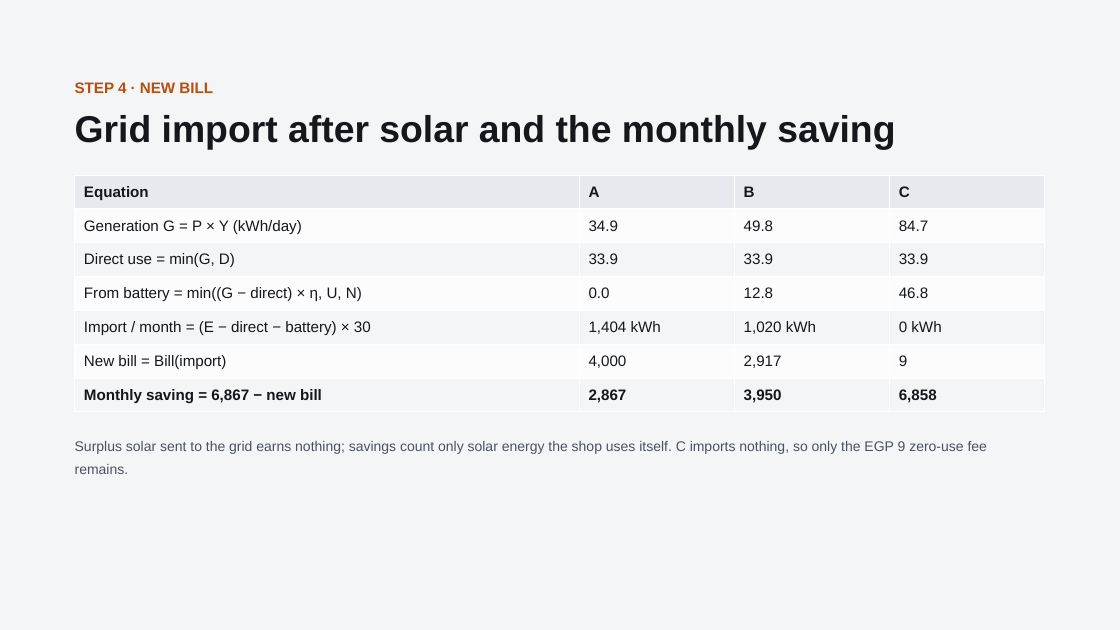
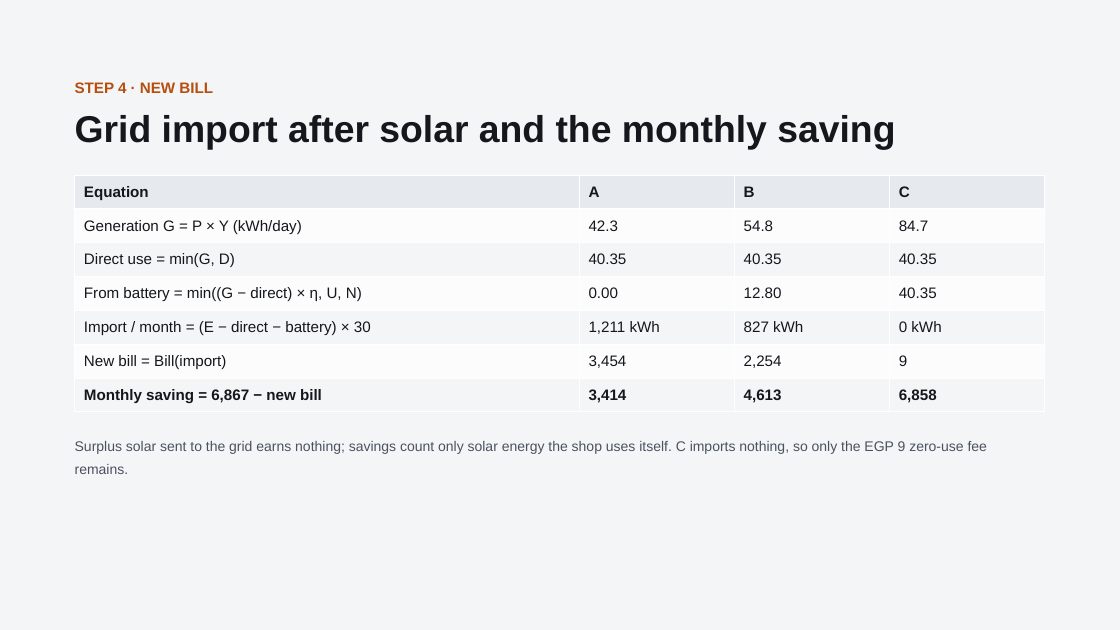
Before and after one commit to boodyelkady1998-sudo/avesta-bess-sizing-tool, a slide deck: slide 6 of El_Mo3alem_Juice_Shop_Solar_BESS.pptx. Drawn at 1120x630 pixels with LibreOffice and Linux fonts; fonts in the diff are those of the drawing. Boxes give left, top, right and bottom in pixels: in the first picture for what was removed or moved away, otherwise in the second. Text is boxed around its words. In the diff, an @@ line names an element or a change of style, - is before the commit and + after.

```diff
--- a/El_Mo3alem_Juice_Shop_Solar_BESS.pptx
+++ b/El_Mo3alem_Juice_Shop_Solar_BESS.pptx
@@ table at [75, 175, 1046, 412] @@
-row 2, column 2: 34.9
+row 2, column 2: 42.3
-row 2, column 3: 49.8
+row 2, column 3: 54.8
-row 3: Direct use = min(G, D) | 33.9 | 33.9 | 33.9
+row 3: Direct use = min(G, D) | 40.35 | 40.35 | 40.35
-row 4: From battery = min((G − direct) × η, U, N) | 0.0 | 12.8 | 46.8
+row 4: From battery = min((G − direct) × η, U, N) | 0.00 | 12.80 | 40.35
-row 5, column 2: 1,404 kWh
+row 5, column 2: 1,211 kWh
-row 5, column 3: 1,020 kWh
+row 5, column 3: 827 kWh
-row 6, column 2: 4,000
+row 6, column 2: 3,454
-row 6, column 3: 2,917
+row 6, column 3: 2,254
-row 7, column 2: 2,867
+row 7, column 2: 3,414
-row 7, column 3: 3,950
+row 7, column 3: 4,613
```
Also in this commit, not shown: 7 other slides changed.
